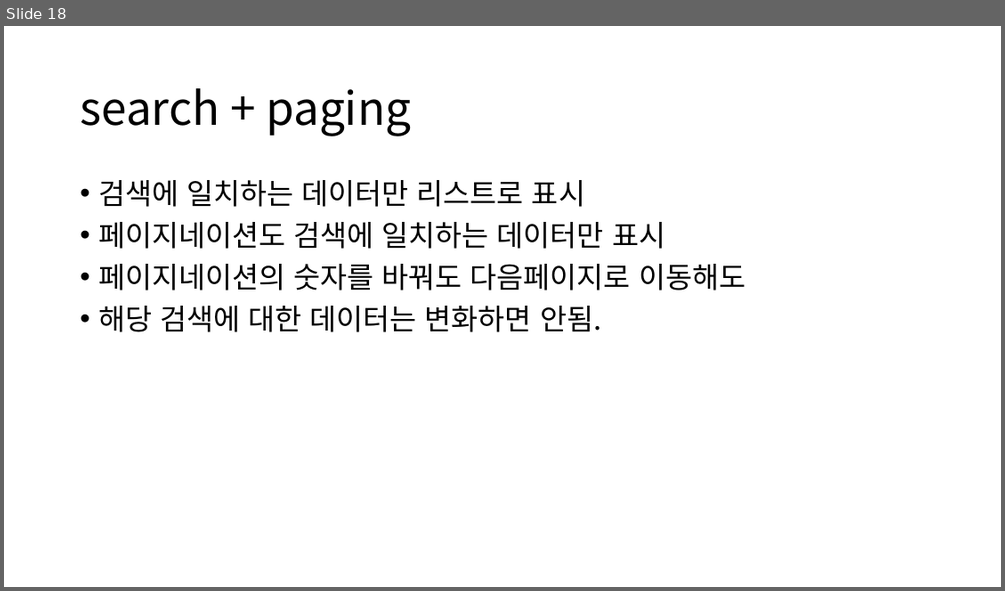
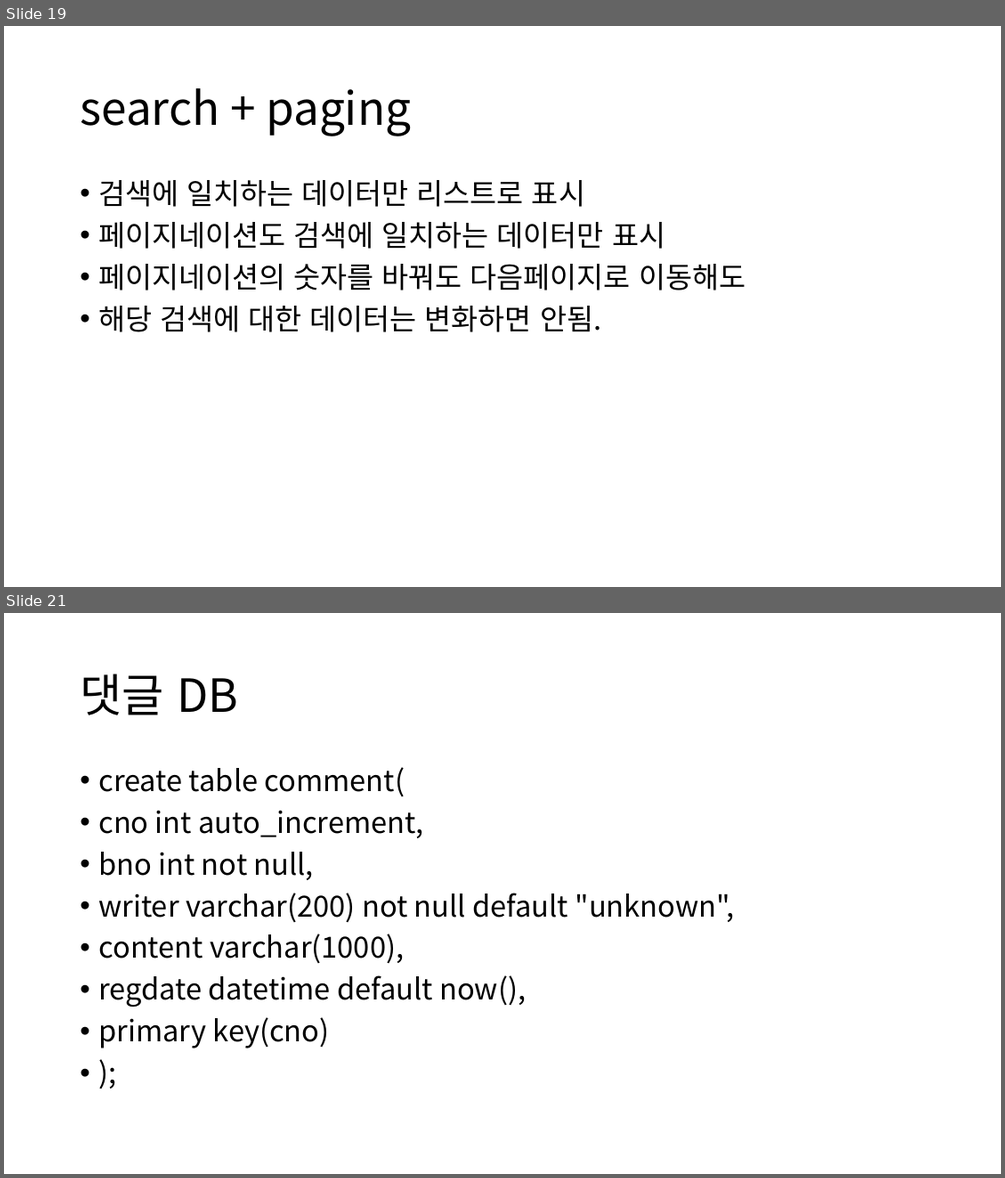
Before and after one commit to kimmustard/ezenBoradMember, a slide deck: Servlet게시판만들기.pptx. Shown one above the other, each under a label of ours: slide 18 before the commit, slides 19 and 21 after it; the slides between them are not shown. The pictures are 1005x591 and 1005x1178 pixels, drawn with LibreOffice and Linux fonts; fonts in the diff are those of the drawing. Boxes give left, top, right and bottom in pixels: in the first picture for what was removed or moved away, otherwise in the second. Text is boxed around its words. In the diff, an @@ line names an element or a change of style, - is before the commit and + after.

```diff
--- a/Servlet게시판만들기.pptx
+++ b/Servlet게시판만들기.pptx
@@ slide 21 added at <box>4,613,1001,1174</box>, background #FFFFFF @@
@@ title added at <box>80,674,238,715</box>, 44 pt, text #000000 @@
+댓글 DB
@@ text added at <box>98,767,735,1048</box>, 28 pt, text #000000 @@
+• create table comment(
+• cno int auto_increment,
+• bno int not null,
+• writer varchar(200) not null default "unknown",
+• content varchar(1000),
+• regdate datetime default now(),
+• primary key(cno)
+• );
@@ what was slide 18 is now slide 19 @@
```
Also in this commit, not shown: 3 other slides added, 16 other files.
